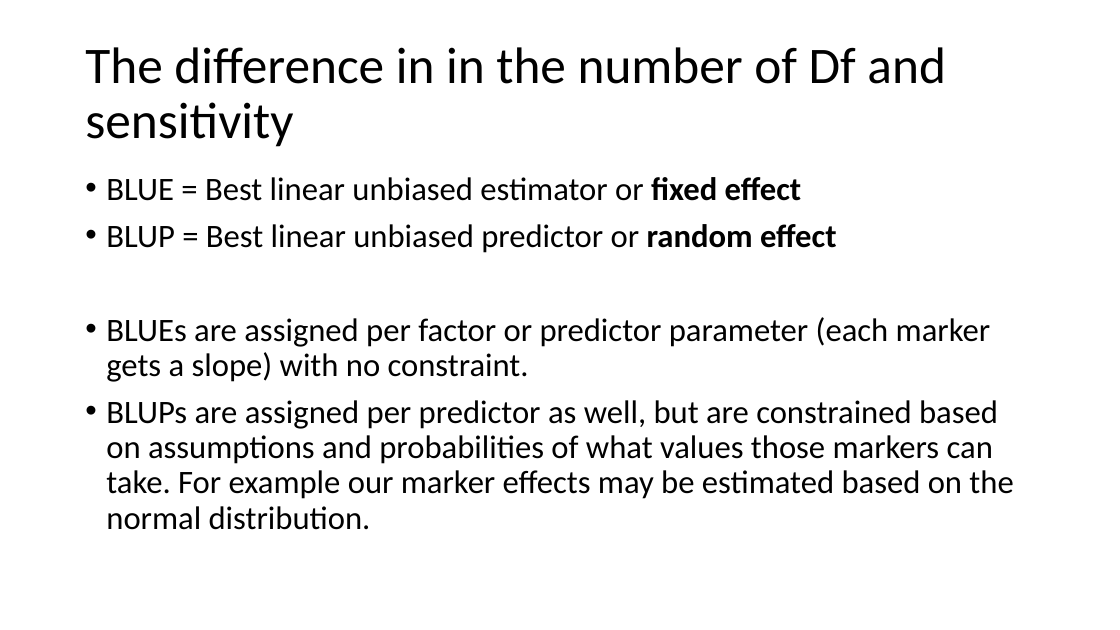
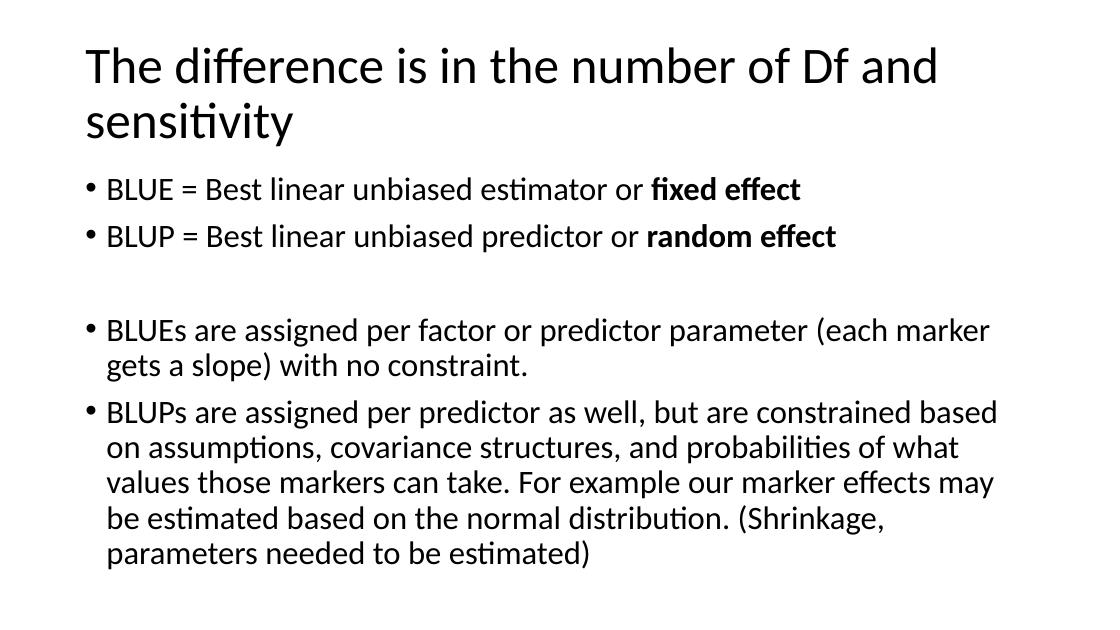
Before and after one commit to ter56/September2_2021_class, a slide deck: slide 28 of AdditiveModels_9_2_2021.pptx (slide 27 before the commit). Drawn at 1120x630 pixels with LibreOffice and Linux fonts; fonts in the diff are those of the drawing. Boxes give left, top, right and bottom in pixels: in the first picture for what was removed or moved away, otherwise in the second. Text is boxed around its words. In the diff, an @@ line names an element or a change of style, - is before the commit and + after.

Commit message:
More changes and some additons of GWAS examples to the script. Deciding on whether to include other examples

```diff
--- a/AdditiveModels_9_2_2021.pptx
+++ b/AdditiveModels_9_2_2021.pptx
@@ title at [85, 47, 939, 147]: text changed @@
-The difference in in the number of Df and sensitivity
+The difference is in the number of Df and sensitivity
@@ text at [106, 400, 998, 570]: text changed @@
-• BLUPs are assigned per predictor as well, but are constrained based on assumptions and probabilities of what values those markers can take. For example our marker effects may be estimated based on the normal distribution.
+• BLUPs are assigned per predictor as well, but are constrained based on assumptions, covariance structures, and probabilities of what values those markers can take. For example our marker effects may be estimated based on the normal distribution. (Shrinkage, parameters needed to be estimated)
```
Also in this commit, not shown: 10 other slides changed, 4 slides added, 2 slides removed, 1 other file.
